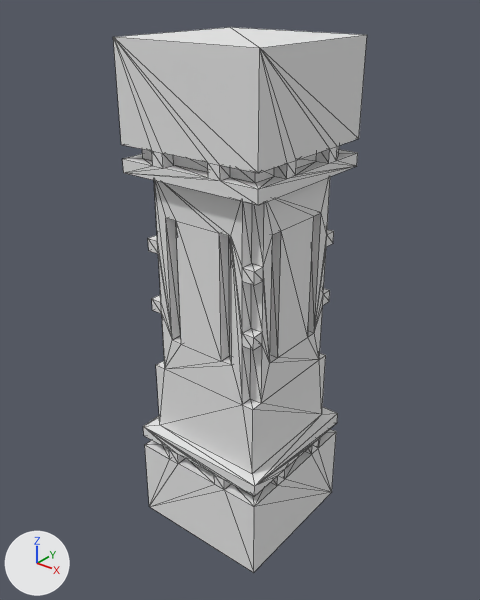
One commit to the OBJ model Assets/pillar.obj: the scene before it, then after it.
Before and after are seen from a 50 mm lens placed at (29.5, -37.2, 43.5), pointed at (-0.3, 0.1, 20.4). The axes (+X, +Y, +Z) are drawn at lower left. The lights are the same throughout. Mesh edges are drawn as thin lines. Where no turn or scale is listed for an object, it has been applied to the vertices. Vertices at the same position are counted once.

Objects in the first picture: 'pillar'.
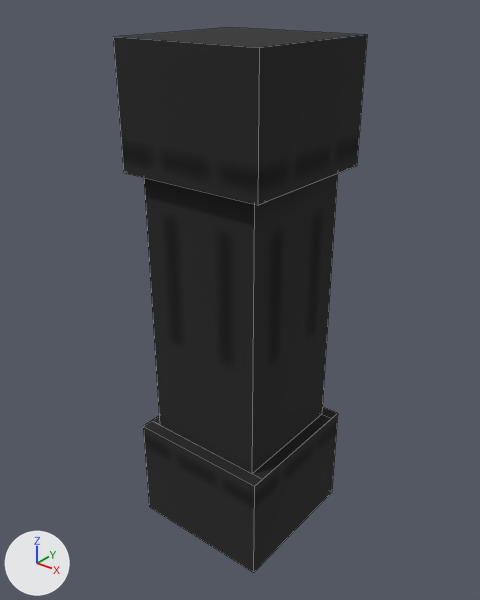
Where the change shows, as pixel boxes [x1, y1, x2, y2] in the pictures (480 x 600 px):
```json
{"part": 1, "of": "me_pillar", "change": "cut back", "before": [113, 35, 367, 474], "after": [144, 174, 338, 474]}
{"part": 2, "of": "me_pillar", "change": "cut back", "before": [143, 413, 338, 573], "after": [144, 407, 337, 486]}
```

Scene script edits in JSON lines:
```json
{"op": "add", "block": "img_pillar_png", "code": ["img_pillar_png = load_image('pillar.png', 'pillar.png', 64, 64, 'sRGB')"]}
{"op": "add", "block": "mat_pillar_material", "code": ["mat_pillar_material = principled_material('pillar_Material')", "mat_pillar_material.texture = img_pillar_png", "mat_pillar_material.roughness = 1.0"]}
{"block": "me_pillar", "where": "# used by ob_pillar; location = (0.0, 0.0, 0.0)"}
{"op": "remove", "block": "me_pillar", "code": "me_pillar.from_pydata(...)  # 336 vertices, 668 faces; spans x -6.0..6.0, y -6.0..6.0, z 0.0..40.0"}
{"op": "remove", "block": "me_pillar", "code": "me_pillar.materials.append(mat_palette)  # white #e7e7e7"}
{"op": "add", "block": "me_pillar", "code": "me_pillar.from_pydata(...)  # 32 vertices, 22 faces; spans x -6.0..6.0, y -6.0..6.0, z 0.0..40.0"}
{"block": "me_pillar", "change": "me_pillar part 1: 1 vertex moved from x 6.0, y 6.0, z 32.0 to x 6.0, y 5.0, z 31.0; 235 vertices removed from x -6.0..6.0, y -6.0..6.0, z 15.0..33.0; 7 vertices added at x -6.0..6.0, y -5.0..5.0, z 31.0"}
{"block": "me_pillar", "change": "me_pillar part 2: 80 vertices removed from x -6.0..6.0, y -6.0..6.0, z 7.0..8.0; 4 vertices added at x -6.0..6.0, y -5.0..5.0, z 9.0"}
{"op": "add", "block": "me_pillar", "code": "me_pillar.materials.append(mat_pillar_material)  # picture img_pillar_png"}
```
